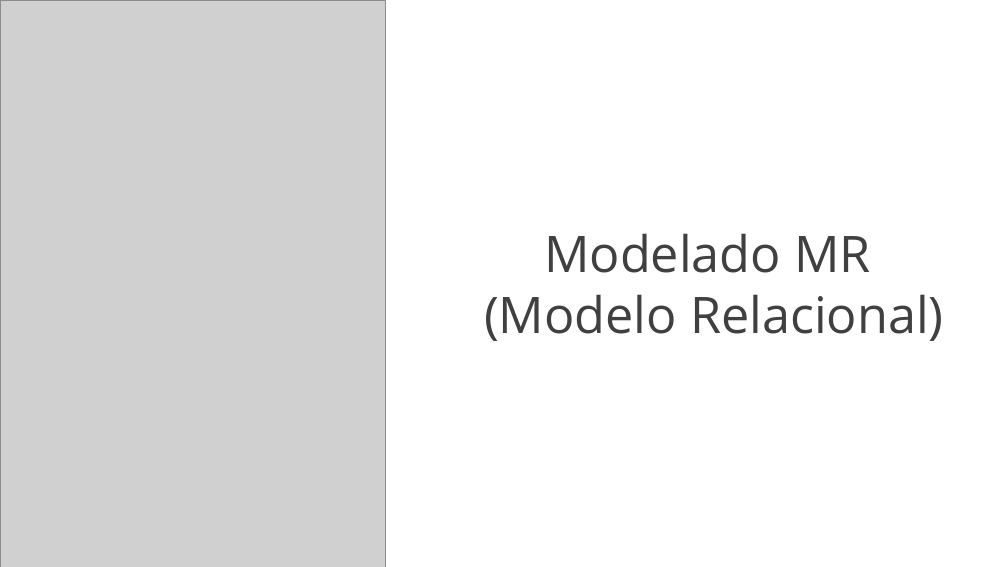
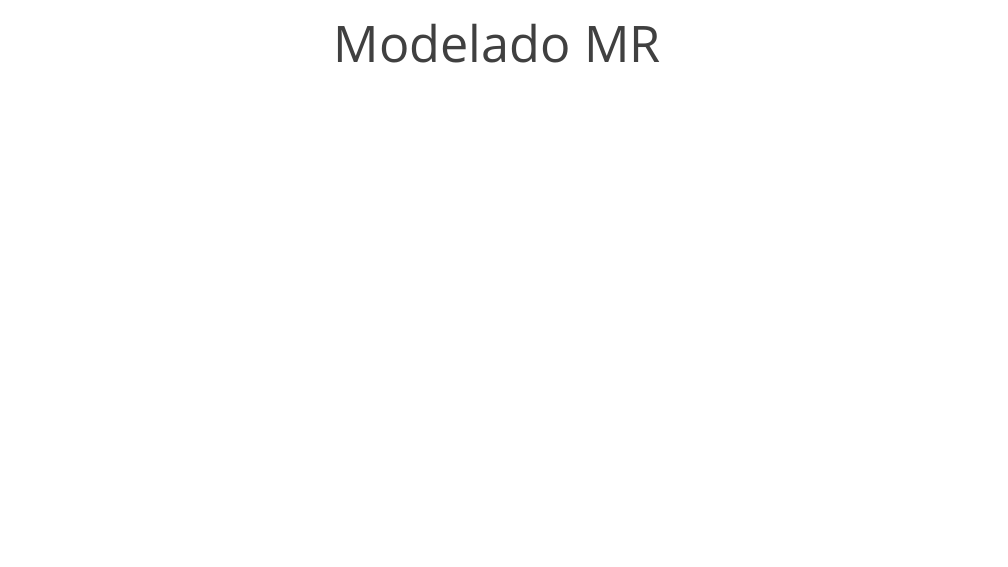
Before and after one commit to yeseniaquejada/SERVICE_MARKET, a slide deck: slide 28 of PROYECTO FORMATIVO.pptx (slide 30 before the commit). Drawn at 1008x567 pixels with LibreOffice and Linux fonts; fonts in the diff are those of the drawing; grey boxes stand for pictures; background and template pictures are left out. Boxes give left, top, right and bottom in pixels: in the first picture for what was removed or moved away, otherwise in the second. Text is boxed around its words. In the diff, an @@ line names an element or a change of style, - is before the commit and + after.

```diff
--- a/PROYECTO FORMATIVO.pptx
+++ b/PROYECTO FORMATIVO.pptx
@@ picture removed at <box>0,0,385,567</box> @@
@@ text "Modelado MR": place and size @@
-text "Modelado MR" at <box>484,233,944,341</box>
+text "Modelado MR" at <box>334,23,661,63</box>
@@ text at <box>484,294,944,341</box>: paragraph removed @@
-(Modelo Relacional)
```
Also in this commit, not shown: 6 other slides changed, 2 slides removed, 31 other files.
